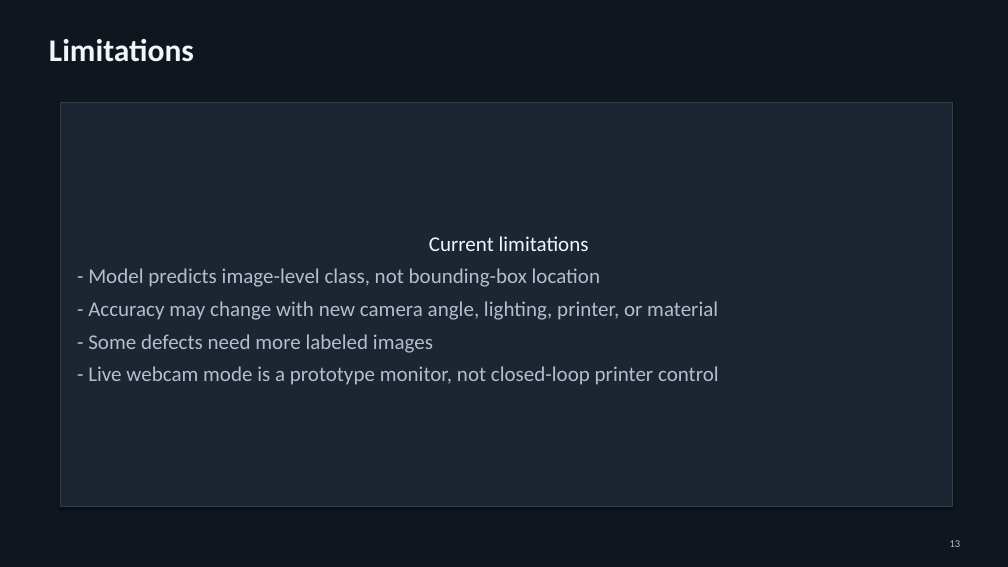
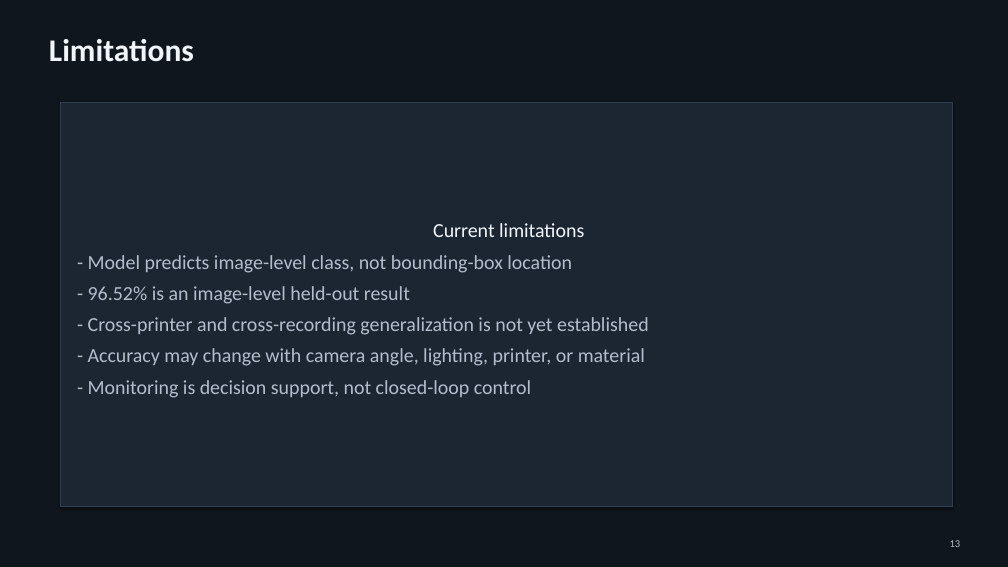
Before and after one commit to Ronnirvin2006/fdm-defect-detection, a slide deck: slide 13 of outputs/presentation/FDM_Defect_Detection_Project.pptx. Drawn at 1008x567 pixels with LibreOffice and Linux fonts; fonts in the diff are those of the drawing. Boxes give left, top, right and bottom in pixels: in the first picture for what was removed or moved away, otherwise in the second. Text is boxed around its words. In the diff, an @@ line names an element or a change of style, - is before the commit and + after.

```diff
--- a/outputs/presentation/FDM_Defect_Detection_Project.pptx
+++ b/outputs/presentation/FDM_Defect_Detection_Project.pptx
@@ text in rectangle at bbox=[88, 223, 584, 273]: size 20 to 19 pt in "Current limitations", "- Model predicts image-level class, not bounding-box ..." @@
@@ text in rectangle at bbox=[88, 286, 649, 398]: text changed; size 20 to 19 pt @@
-- Accuracy may change with new camera angle, lighting, printer, or material
-- Some defects need more labeled images
-- Live webcam mode is a prototype monitor, not closed-loop printer control
+- 96.52% is an image-level held-out result
+- Cross-printer and cross-recording generalization is not yet established
+- Accuracy may change with camera angle, lighting, printer, or material
+- Monitoring is decision support, not closed-loop control
```
Also in this commit, not shown: 3 other slides changed, 16 other files.
